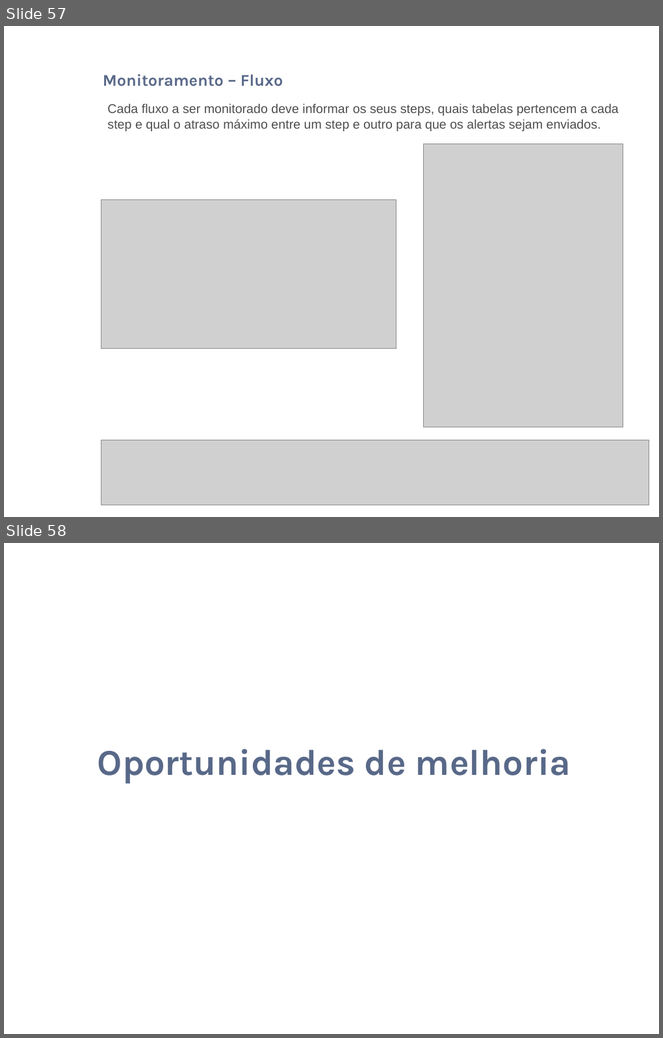
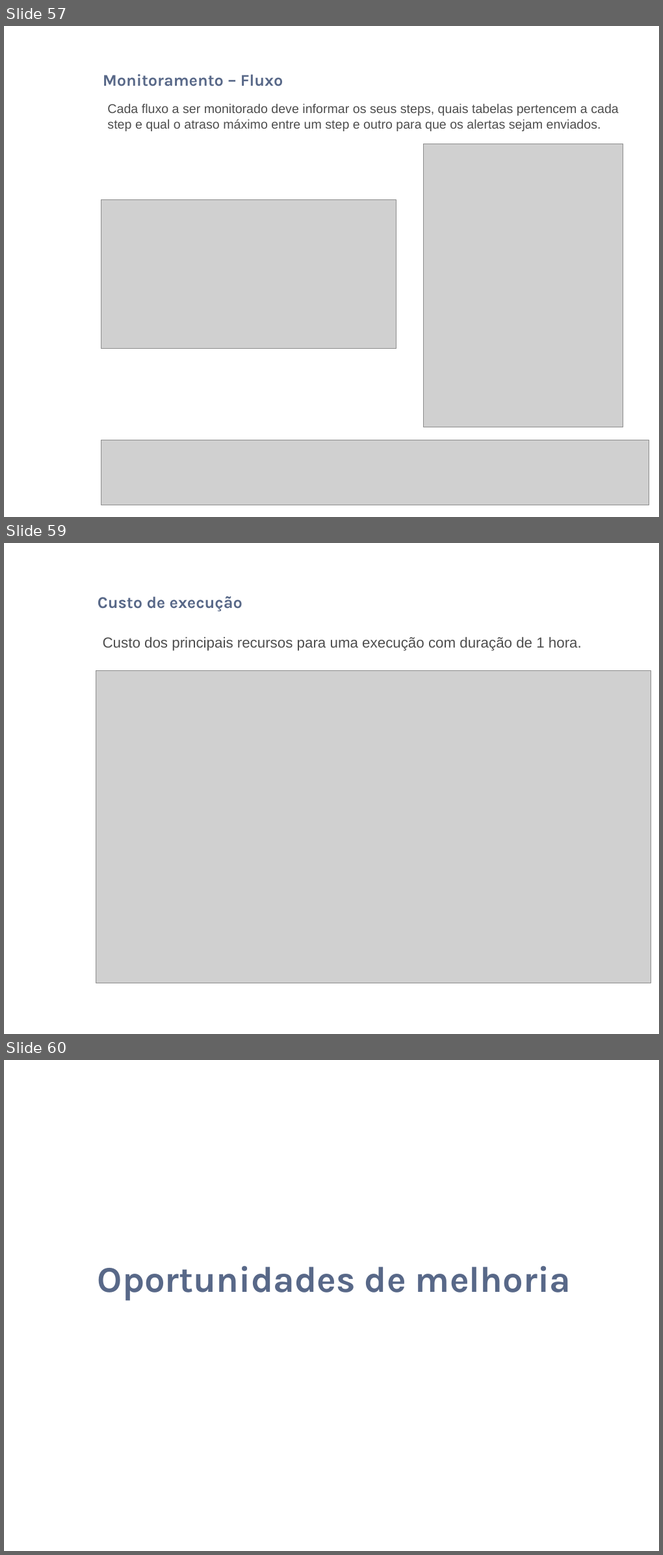
Before and after one commit to renatomachadosoares/rms-data-master, a slide deck: apresentacao_case.pptx. Shown one above the other, each under a label of ours: slides 57 and 58 before the commit, slides 57, 59 and 60 after it; the slides between them are not shown. The pictures are 663x1038 and 663x1555 pixels, drawn with LibreOffice and Linux fonts; fonts in the diff are those of the drawing; grey boxes stand for pictures; background and template pictures are left out. Boxes give left, top, right and bottom in pixels: in the first picture for what was removed or moved away, otherwise in the second. Text is boxed around its words. In the diff, an @@ line names an element or a change of style, - is before the commit and + after.

```diff
--- a/apresentacao_case.pptx
+++ b/apresentacao_case.pptx
@@ slide 59 added at bbox=[4, 543, 659, 1034], background picture (left out) @@
@@ title added at bbox=[98, 596, 243, 611], 18 pt, text #586888, bold @@
+Custo de execução
@@ text added at bbox=[103, 637, 582, 651], 16 pt, text #4D4D4D @@
+Custo dos principais recursos para uma execução com duração de 1 hora.
@@ picture added at bbox=[96, 671, 651, 983] @@
@@ what was slide 58 is now slide 60 @@
```
Also in this commit, not shown: 1 slide changed, 1 other slide added, 2 other files.
